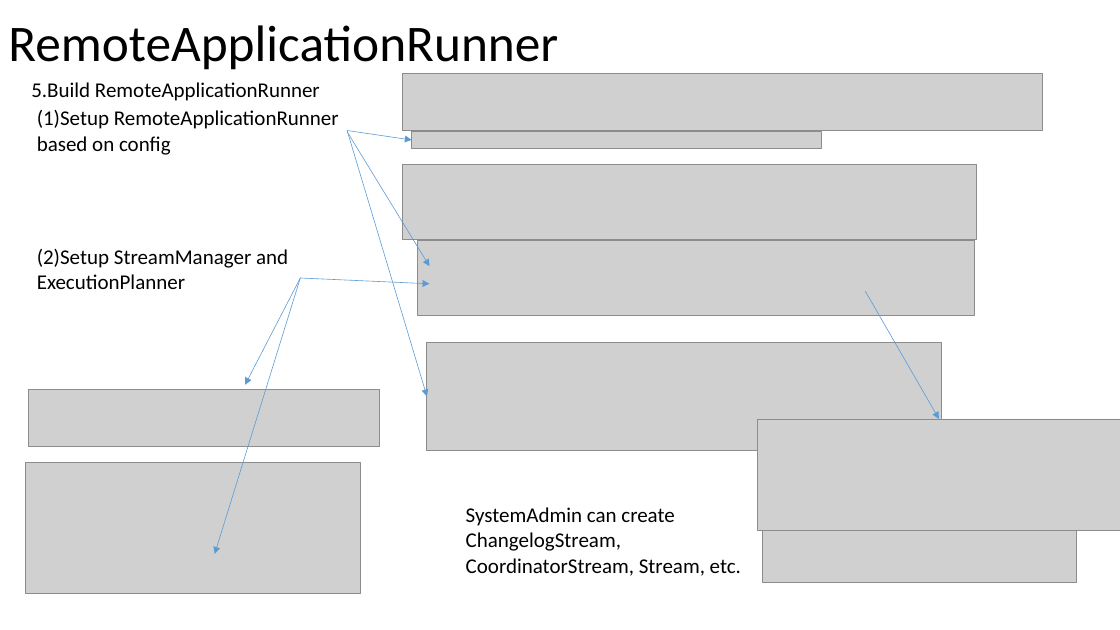
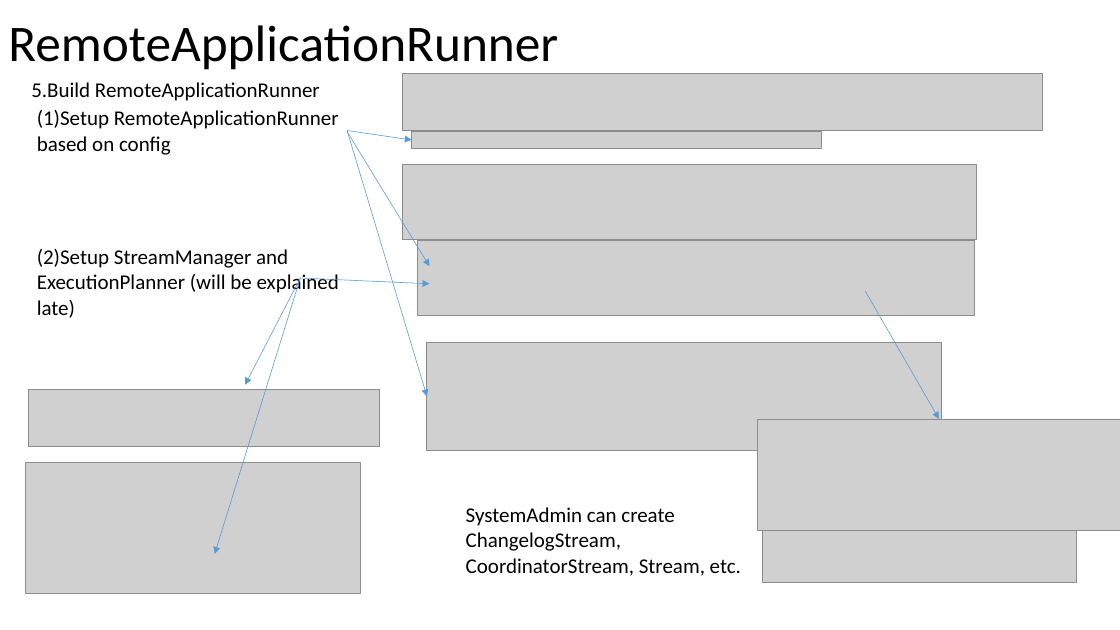
Before and after one commit to Swrrt/Samza-Documents, a slide deck: slide 18 of Documentation/SamzaStructure.pptx. Drawn at 1120x630 pixels with LibreOffice and Linux fonts; fonts in the diff are those of the drawing; grey boxes stand for pictures. Boxes give left, top, right and bottom in pixels: in the first picture for what was removed or moved away, otherwise in the second. Text is boxed around its words. In the diff, an @@ line names an element or a change of style, - is before the commit and + after.

Commit message:
Complete with StreamGraph, ExecutionPlan and JobGraph fornow

```diff
--- a/Documentation/SamzaStructure.pptx
+++ b/Documentation/SamzaStructure.pptx
@@ text at [37, 249, 339, 318]: text changed @@
-(2)Setup StreamManager and ExecutionPlanner
+(2)Setup StreamManager and ExecutionPlanner (will be explained late)
```
Also in this commit, not shown: 3 other slides changed, 7 slides added, 1 slide removed.
